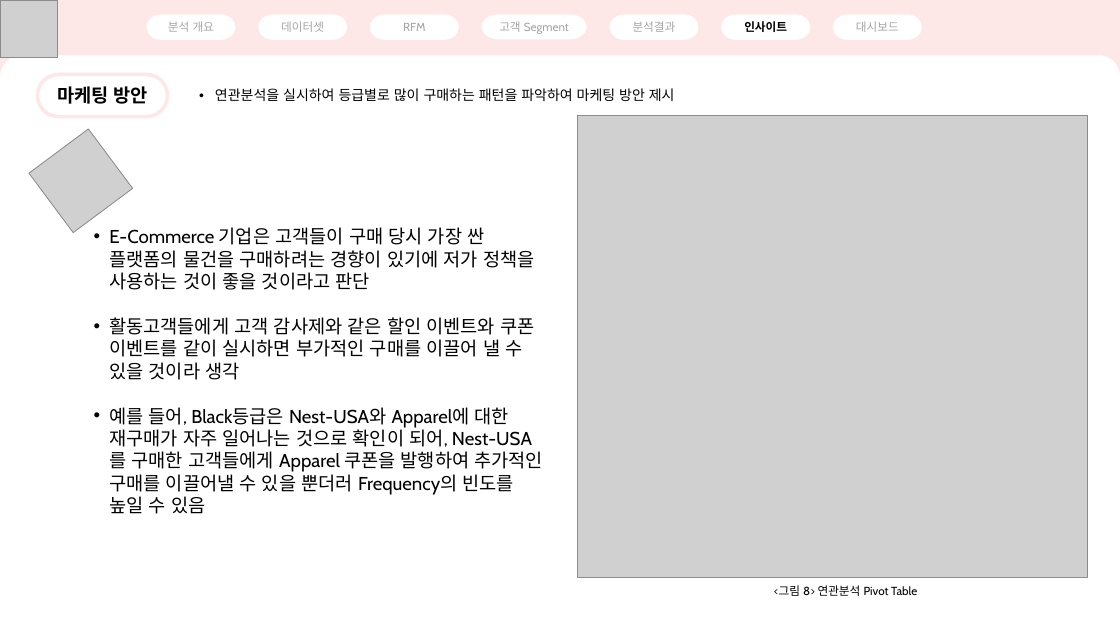
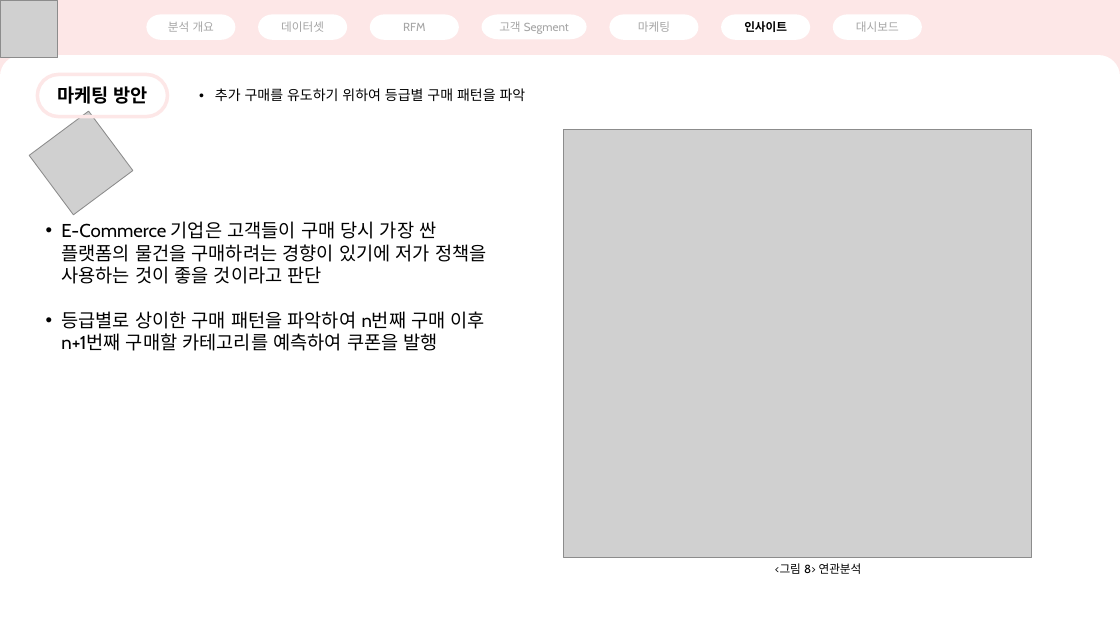
Before and after one commit to brownnyi/Data_Study, a slide deck: slide 9 of Project/RFM/RFM.pptx (slide 11 before the commit). Drawn at 1120x630 pixels with LibreOffice and Linux fonts; fonts in the diff are those of the drawing; grey boxes stand for pictures. Boxes give left, top, right and bottom in pixels: in the first picture for what was removed or moved away, otherwise in the second. Text is boxed around its words. In the diff, an @@ line names an element or a change of style, - is before the commit and + after.

```diff
--- a/Project/RFM/RFM.pptx
+++ b/Project/RFM/RFM.pptx
@@ text in pill shape at [638, 21, 670, 32]: text changed @@
-분석결과
+마케팅
@@ text at [215, 88, 526, 101]: text changed @@
-• 연관분석을 실시하여 등급별로 많이 구매하는 패턴을 파악하여 마케팅 방안 제시
+• 추가 구매를 유도하기 위하여 등급별 구매 패턴을 파악
@@ picture: place and size @@
-picture at [29, 129, 132, 232]
+picture at [29, 111, 132, 215]
@@ picture: place and size @@
-picture at [578, 116, 1088, 578]
+picture at [564, 129, 1033, 558]
@@ text "E-Commerce 기업은 고객들이 구매 당시 ...": place and size @@
-text "E-Commerce 기업은 고객들이 구매 당시 ..." at [109, 227, 543, 514]
+text "E-Commerce 기업은 고객들이 구매 당시 ..." at [61, 221, 486, 351]
@@ text at [61, 311, 485, 351]: text changed @@
-• 활동고객들에게 고객 감사제와 같은 할인 이벤트와 쿠폰 이벤트를 같이 실시하면 부가적인 구매를 이끌어 낼 수 있을 것이라 생각
-• 예를 들어, Black등급은 Nest-USA와 Apparel에 대한 재구매가 자주 일어나는 것으로 확인이 되어, Nest-USA를 구매한 고객들에게 Apparel 쿠폰을 발행하여 추가적인 구매를 이끌어낼 수 있을 뿐더러 Frequency의 빈도를 높일 수 있음
+• 등급별로 상이한 구매 패턴을 파악하여 n번째 구매 이후 n+1번째 구매할 카테고리를 예측하여 쿠폰을 발행
@@ text at [775, 563, 862, 574]: text changed @@
-<그림 8> 연관분석 Pivot Table
+<그림 8> 연관분석
```
Also in this commit, not shown: 6 other slides changed, 2 slides added, 4 slides removed.
